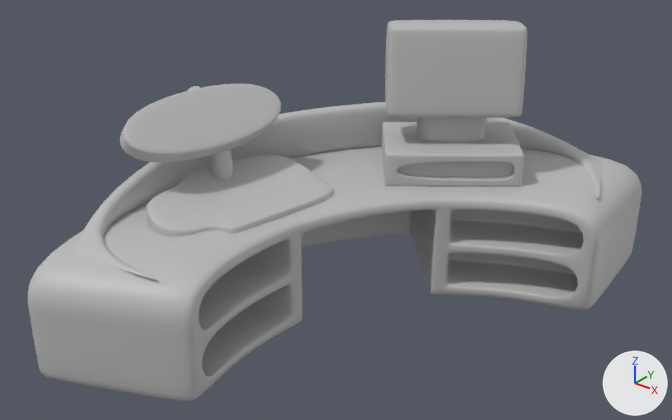
Renders of the FBX model Assets/Meshes/MasterAssets/SM_Station3.fbx from each side of a commit.
Rendered twice from a 50 mm lens placed at (-0.4, -3.94, 4.37), pointed at (-4.8, 1.56, 0.97). The axes (+X, +Y, +Z) are drawn at lower right. The lights are the same throughout. Where no turn or scale is listed for an object, it has been applied to the vertices. Vertices at the same position are counted once.

In view in the first picture: 'SM_Station3'.
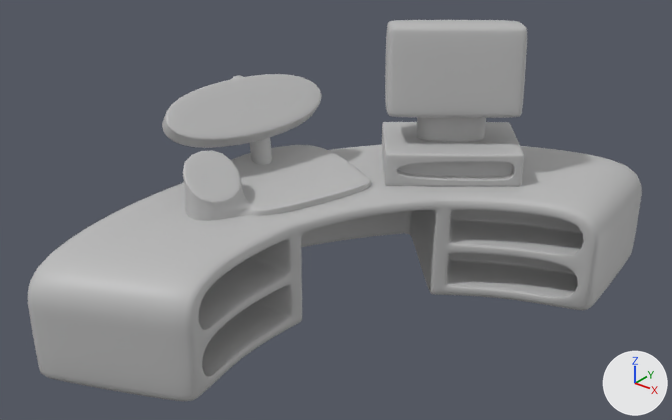
The newer file is also turned or shifted as a whole; pictures and numbers use the older file's frame.

Location of each change, [x1, y1, x2, y2] in pixels of the pictures (672 x 420 px):
part 1 of me_mesh, added: after [183, 145, 371, 221]
part 2 of me_mesh, added: after [232, 75, 272, 165]
part 3 of me_mesh, cut back: before [74, 84, 603, 280]; after [162, 74, 322, 148]

The change, as a list of edits to the scene's bpy script:
```text
Change me_mesh:
    used by ob_sm_station3; location = (-4.666, 1.776, -0.018)
    remove me_mesh.from_pydata(...)  # 9958 vertices, 9936 faces; spans x -1.63..1.63, y -2.45..2.45, z -0.05..2.36
    add me_mesh.from_pydata(...)  # 8686 vertices, 8618 faces; spans x -1.63..1.63, y -2.45..2.45, z -0.05..2.36
    me_mesh part 1: a new loose piece of 695 vertices spanning x -1.23..-0.16, y -1.12..0.48, z 0.95..1.47, in mat_m_room_001 (grey #bcbcbc)
    me_mesh part 2: a new loose piece of 249 vertices spanning x -1.47..-0.97, y -0.22..0.07, z 1.13..1.85, in mat_m_room_001 (grey #bcbcbc)
    me_mesh part 3: 2 vertices moved within x -1.51..-1.09, y -0.39..-0.07, z 1.47..1.74; 2920 vertices removed from x -1.57..1.48, y -2.06..2.17, z 0.93..1.86; 704 vertices added at x -1.54..-0.83, y -0.92..0.57, z 1.38..1.86
```
